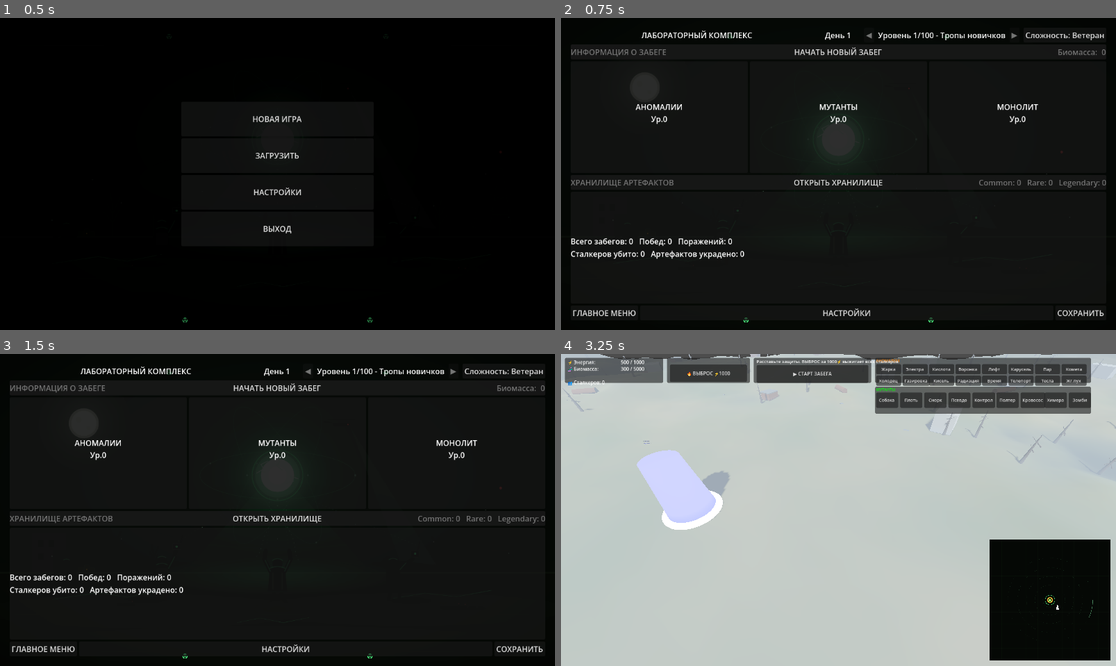
Above: before the commit, frames 1-4 (two rows, left to right).
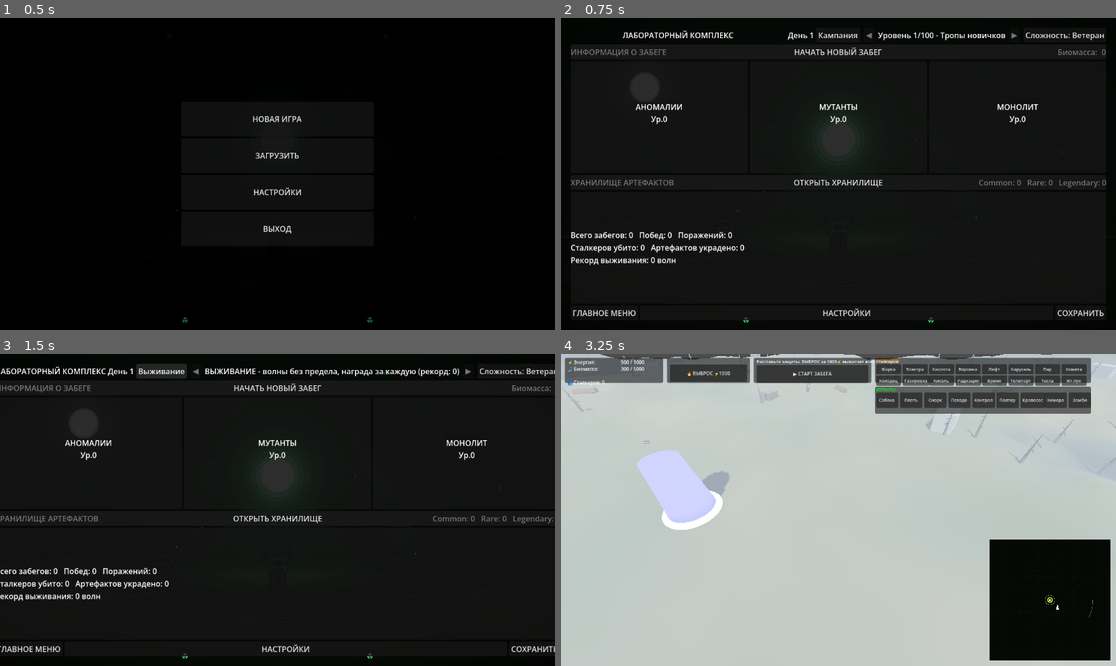
Above: after the commit, the same moments.

Repository: MisStiCc/StalkerRevert
Game: Godot game, scene res://scenes/ui/main_menu.tscn
Two runs of this game, one before a commit and one after it. Both use one fixed random seed, a clock stepped at 60 frames per second and the inputs below.
Inputs (mouse positions are in pixels of both pictures, inside the frame that each line leads up to):
- Up to frame 1 (0.5 s): no input
- Up to frame 2 (0.75 s): click "НОВАЯ ИГРА" at 0.5 s
- Up to frame 3 (1.5 s): click (277, 369) at 1.25 s, where only the run after the commit has a clickable "Кампания"
- Up to frame 4 (3.25 s): click (721, 369) at 2 s, where only the run after the commit has a clickable "Выживание"; click "НАЧАТЬ НОВЫЙ ЗАБЕГ" at 2.75 s

Frame 1 is identical in both runs. In frame 2, 1.9% of the frame differs, in the area x 1-54%, y 4-80%; in frame 3, 4.6%, in the area x 0-100%, y 3-96%; in frame 4, nothing differs.

Commit message:
feat: режим выживания (endless) - волны бесконечны, выбросы только тактика
- EventManager.endless_mode: выбросы не приближают победу
- стартовая биомасса забега: остаток лаборатории + 300
- прогрессия волн/наград через SurvivalData.get_wave_params
- result_panel и лаборатория под новый формат забега

Проверено: все изменённые скрипты парсятся; ложный SIGNALS-эффект
check-only учтён.

Diff:
--- a/core/game_manager.gd
+++ b/core/game_manager.gd
@@ -15,6 +15,10 @@
 # Уровень кампании, выбранный в лаборатории для следующего забега.
 # 0 = идти на текущий рубеж (campaign_level сейва)
 var selected_campaign_level: int = 0
+
+# Режим следующего забега: "campaign" или "survival" (выбор в лаборатории,
+# запоминается в настройках клиента)
+var selected_run_mode: String = "campaign"
 
 # Константы
 const SAVE_DIR = "user://saves/"
@@ -52,15 +56,30 @@
 	var cfg = ConfigFile.new()
 	if cfg.load(SETTINGS_PATH) == OK:
 		active_save_slot = clampi(int(cfg.get_value("game", "active_save_slot", AUTOSAVE_SLOT)), AUTOSAVE_SLOT, MANUAL_SLOTS)
+		selected_run_mode = str(cfg.get_value("game", "run_mode", "campaign"))
 	print("Активный слот сохранения: " + ("автосейв" if active_save_slot == AUTOSAVE_SLOT else str(active_save_slot)))
 
 
 func _save_settings():
 	var cfg = ConfigFile.new()
 	cfg.set_value("game", "active_save_slot", active_save_slot)
+	cfg.set_value("game", "run_mode", selected_run_mode)
 	var error = cfg.save(SETTINGS_PATH)
 	if error != OK:
 		print("Не удалось сохранить настройки: код " + str(error))
+
+
+## Режим забега: кампания или выживание
+func get_selected_run_mode() -> String:
+	return selected_run_mode if selected_run_mode == "survival" else "campaign"
+
+
+func set_selected_run_mode(mode: String) -> bool:
+	if mode != "campaign" and mode != "survival":
+		return false
+	selected_run_mode = mode
+	_save_settings()
+	return true
 
 
 func get_active_save_slot() -> int:
@@ -129,14 +148,22 @@
 	if current_save_data and current_save_data.lab_data:
 		bonuses = current_save_data.lab_data.get_bonuses()
 
-	# Кампания: уровень выбран в лаборатории (или текущий рубеж), параметры - из CampaignData
-	var campaign_level := get_selected_or_frontier_level()
-	var campaign_mode := get_campaign_mode()
-	params["campaign_level"] = campaign_level
-	params["campaign_mode"] = campaign_mode
-	params["campaign_params"] = CampaignData.get_level_params(campaign_level, campaign_mode)
-	# Переигрывание пройденного уровня: награда урезана, рубеж не двигается
-	params["campaign_replay"] = campaign_level < get_campaign_level()
+	# Режим забега: кампания (уровень из лаборатории) или выживание
+	var run_mode := get_selected_run_mode()
+	params["run_mode"] = run_mode
+	params["campaign_mode"] = get_campaign_mode()
+
+	if run_mode == "survival":
+		# Выживание: параметры первой волны; следующие считает ZoneController
+		# после каждой волны (эскалация - в SurvivalData)
+		params["survival_params"] = SurvivalData.get_wave_params(1, get_campaign_mode())
+	else:
+		# Кампания: уровень выбран в лаборатории (или текущий рубеж)
+		var campaign_level := get_selected_or_frontier_level()
+		params["campaign_level"] = campaign_level
+		params["campaign_params"] = CampaignData.get_level_params(campaign_level, get_campaign_mode())
+		# Переигрывание пройденного уровня: награда урезана, рубеж не двигается
+		params["campaign_replay"] = campaign_level < get_campaign_level()
 
 	# Стартовая биомасса в бою: остаток лаборатории + 300 базы.
 	# Остаток СПИСЫВАЕТСЯ из лаборатории (перенос припасов на фронт)
@@ -375,6 +402,13 @@
 
 	_apply_campaign_result(result)
 
+	# Выживание: рекорд пройденных волн
+	if result.get("mode", "") == "survival":
+		var waves_survived := int(result.get("waves_survived", 0))
+		if waves_survived > stats.best_survival_wave:
+			stats.best_survival_wave = waves_survived
+			print("Новый рекорд выживания: %d волн" % waves_survived)
+
 	stats.total_runs += 1
 	var success = result.get("success", false)
 	if success:
@@ -404,6 +438,9 @@
 
 	save_to_active_slot()
 
+	# Результат для панели итогов в лаборатории (забирается и снимается там)
+	get_tree().root.set_meta("last_run_result", result)
+
 	Signals.run_ended.emit(lab.run_number - 1, success, reward)
 
 
--- a/data/game_statistics.gd
+++ b/data/game_statistics.gd
@@ -13,6 +13,9 @@
 @export var artifacts_stolen: int = 0
 @export var biomass_earned: float = 0.0
 @export var biomass_spent: float = 0.0
+
+# Режим выживания: лучший результат (пройдено волн за забег)
+@export var best_survival_wave: int = 0
 
 
 func get_win_rate() -> float:
@@ -35,3 +38,4 @@
     artifacts_stolen = 0
     biomass_earned = 0.0
     biomass_spent = 0.0
+    best_survival_wave = 0
--- /dev/null
+++ b/data/survival_data.gd
@@ -0,0 +1,64 @@
+# data/survival_data.gd
+extends RefCounted
+class_name SurvivalData
+
+## Режим выживания: волны бесконечны, каждая следующая сильнее,
+## награда растёт с числом пройденных волн. Забег заканчивается только
+## гибелью Зоны (сталкер коснулся Монолита).
+## Все параметры волны считаются здесь - единственное место правки баланса.
+
+# Награда за пройденные волны: base x N + growth x N x (N+1).
+# N=10: 1440, N=20: 3680, N=30: 6720, N=50: 15200 биомассы (плюс боевой доход)
+const REWARD_PER_WAVE_BASE: float = 100.0
+const REWARD_PER_WAVE_GROWTH: float = 4.0
+
+# Потолки, чтобы ранние волны не были пустыми, а поздние - не рвали производительность
+const MAX_COUNT_PER_WAVE: int = 28
+const MAX_MASTER_PERCENT: int = 30
+const MAX_VETERAN_PERCENT: int = 55
+const MAX_SPEED_MULT: float = 1.15
+const MIN_WAVE_BREAK: float = 30.0
+
+
+## Параметры волны N: тот же формат, что у уровня кампании (ZoneController
+## применяет их через те же поля SpawnManager)
+static func get_wave_params(wave: int, mode: String = CampaignData.MODE_NORMAL) -> Dictionary:
+	var w: int = maxi(1, wave)
+	var mode_mult: float = float(CampaignData.MODE_MULTIPLIERS.get(mode, 1.0))
+
+	# Количество: 8 на первой волне, +0.7 за волну, потолок 28
+	var count_min: int = mini(MAX_COUNT_PER_WAVE, 8 + int(round(0.7 * (w - 1))))
+
+	# Состав: ветераны с 3-й волны (+3%/волну до 55), мастера с 8-й (+1.2%/волну до 30)
+	var veteran: int = clampi(3 * (w - 2), 0, MAX_VETERAN_PERCENT)
+	var master: int = clampi(int(round(1.2 * (w - 8))), 0, MAX_MASTER_PERCENT)
+	var novice: int = clampi(100 - veteran - master, 10, 100)
+
+	# Статы: +4% за волну, умножить на режим сложности
+	var stat_mult: float = (1.0 + 0.04 * (w - 1)) * mode_mult
+	var speed_mult: float = minf(MAX_SPEED_MULT, 1.0 + 0.01 * (w - 1))
+
+	# Передышка сокращается с волнами: 45с -> 30с к 16-й волне
+	var wave_break: float = maxf(MIN_WAVE_BREAK, 45.0 - (w - 1))
+
+	return {
+		"wave": w,
+		"count_min": count_min,
+		"count_max": count_min + 2,
+		"mix": [novice, veteran, master],
+		"hp_mult": stat_mult,
+		"damage_mult": stat_mult,
+		"speed_mult": speed_mult,
+		"wave_break": wave_break
+	}
+
+
+## Награда за N пройденных волн поверх боевого дохода; платится при любом исходе
+static func wave_bonus(waves_survived: int) -> float:
+	var n: int = maxi(0, waves_survived)
+	return REWARD_PER_WAVE_BASE * n + REWARD_PER_WAVE_GROWTH * n * (n + 1.0)
+
+
+## Короткая подпись для UI
+static func get_mode_label() -> String:
+	return "ВЫЖИВАНИЕ"
--- a/managers/event_manager.gd
+++ b/managers/event_manager.gd
@@ -13,6 +13,9 @@
 @export var pulse_duration: float = 5.0
 @export var pulses_to_win: int = 3
 @export var difficulty_increase_per_pulse: float = 0.2
+
+# Выживание: победы через выбросы нет - они остаются только тактическим инструментом
+var endless_mode: bool = false
 
 # Состояние
 var is_radiating: bool = false
@@ -94,8 +97,8 @@
     radiation_pulse_ended.emit()
     print("Выброс закончен", "EventManager")
 
-    # Проверка на победу
-    if pulse_count >= pulses_to_win:
+    # В выживании выбросы не приближают победу - её нет
+    if not endless_mode and pulse_count >= pulses_to_win:
         _win_game()
 
 
@@ -273,6 +276,8 @@
 
 
 func get_pulses_remaining() -> int:
+    if endless_mode:
+        return 0
     return max(0, pulses_to_win - pulse_count)
 
 
@@ -285,6 +290,8 @@
 
 
 func has_won() -> bool:
+    if endless_mode:
+        return false
     return pulse_count >= pulses_to_win
 
 
--- a/managers/spawn_manager.gd
+++ b/managers/spawn_manager.gd
@@ -74,6 +74,9 @@
 var campaign_damage_mult: float = 1.0
 var campaign_speed_mult: float = 1.0
 
+# Выживание: волны бесконечны, параметры каждой волны обновляет ZoneController
+var endless_mode: bool = false
+
 # Статистика
 var _stalkers_killed: int = 0
 var _artifacts_stolen: int = 0
@@ -154,7 +157,8 @@
 	if is_spawning or not is_active:
 		return
 
-	if current_wave >= max_waves:
+	# В выживании волны не кончаются
+	if not endless_mode and current_wave >= max_waves:
 		return
 
 	is_spawning = true
@@ -174,7 +178,7 @@
 	wave_ended.emit(current_wave, spawned)
 	print("Волна " + str(current_wave) + " завершена, создано: " + str(spawned))
 
-	if current_wave >= max_waves:
+	if not endless_mode and current_wave >= max_waves:
 		_watch_field_clear()
 	else:
 		_schedule_next_wave()
--- a/ui/lab/lab_controller.gd
+++ b/ui/lab/lab_controller.gd
@@ -51,6 +51,8 @@
 var _campaign_next_button: Button
 var _campaign_mode_button: Button
 var _campaign_label: Label
+# Переключатель режима забега: кампания / выживание
+var _run_mode_button: Button
 
 
 func _ready():
@@ -66,8 +68,19 @@
 	_refresh_ui()
 	_setup_campaign_selector()
 	_refresh_campaign_ui()
+	_show_last_run_result()
 
 	print("lab_controller: initialized, GameManager найден: ", game_manager != null)
+
+
+func _show_last_run_result():
+	"""Панель итогов последнего забега (результат кладёт GameManager.process_run_result)"""
+	if not get_tree().root.has_meta("last_run_result"):
+		return
+
+	var result: Dictionary = get_tree().root.get_meta("last_run_result")
+	get_tree().root.remove_meta("last_run_result")
+	show_run_result(result)
 
 
 func _load_cover_art():
@@ -160,12 +173,13 @@
 	artifact_counts_label.text = "Common: %d   Rare: %d   Legendary: %d" % [common, rare, legendary]
 
 	if statistics:
-		stats_label.text = "Всего забегов: %d   Побед: %d   Поражений: %d\nСталкеров убито: %d   Артефактов украдено: %d" % [
+		stats_label.text = "Всего забегов: %d   Побед: %d   Поражений: %d\nСталкеров убито: %d   Артефактов украдено: %d\nРекорд выживания: %d волн" % [
 			statistics.total_runs,
 			statistics.wins,
 			statistics.losses,
 			statistics.stalkers_killed,
-			statistics.artifacts_stolen
+			statistics.artifacts_stolen,
+			statistics.best_survival_wave
 		]
 
 
@@ -210,27 +224,47 @@
 	_campaign_label = Label.new()
 	_campaign_label.add_theme_font_size_override("font_size", 16)
 
+	_run_mode_button = Button.new()
+	_run_mode_button.text = "Кампания"
 	_campaign_prev_button = Button.new()
 	_campaign_prev_button.text = "◀"
 	_campaign_next_button = Button.new()
 	_campaign_next_button.text = "▶"
 	_campaign_mode_button = Button.new()
 
+	row.add_child(_run_mode_button)
 	row.add_child(_campaign_prev_button)
 	row.add_child(_campaign_label)
 	row.add_child(_campaign_next_button)
 	row.add_child(_campaign_mode_button)
 	header.add_child(row)
 
+	_run_mode_button.pressed.connect(_on_run_mode_pressed)
 	_campaign_prev_button.pressed.connect(_on_campaign_prev_pressed)
 	_campaign_next_button.pressed.connect(_on_campaign_next_pressed)
 	_campaign_mode_button.pressed.connect(_on_campaign_mode_pressed)
-	for btn in [_campaign_prev_button, _campaign_next_button, _campaign_mode_button]:
+	for btn in [_run_mode_button, _campaign_prev_button, _campaign_next_button, _campaign_mode_button]:
 		btn.mouse_entered.connect(_play_hover_sound)
 
 
 func _refresh_campaign_ui():
 	if not game_manager or not _campaign_label:
+		return
+
+	# Режим забега определяет, что показывает строка
+	var is_survival: bool = game_manager.get_selected_run_mode() == "survival"
+	_run_mode_button.text = "Выживание" if is_survival else "Кампания"
+	# Множитель сложности применяется в обоих режимах
+	_campaign_mode_button.text = "Сложность: %s" % CampaignData.get_mode_name(game_manager.get_campaign_mode())
+
+	if is_survival:
+		var record: int = 0
+		var stats = game_manager.get_statistics()
+		if stats:
+			record = stats.best_survival_wave
+		_campaign_label.text = "ВЫЖИВАНИЕ - волны без предела, награда за каждую (рекорд: %d)" % record
+		_campaign_prev_button.disabled = true
+		_campaign_next_button.disabled = true
 		return
 
 	var frontier: int = game_manager.get_campaign_level()
@@ -251,6 +285,20 @@
 	_campaign_prev_button.disabled = _campaign_level <= 1
 	_campaign_next_button.disabled = _campaign_level >= frontier
 	_campaign_mode_button.text = "Сложность: %s" % CampaignData.get_mode_name(game_manager.get_campaign_mode())
+
+
+func _on_run_mode_pressed():
+	"""Переключение режима забега: кампания <-> выживание"""
+	_play_click_sound()
+	if not game_manager:
+		return
+
+	var next_mode: String = "survival"
+	if game_manager.get_selected_run_mode() == "survival":
+		next_mode = "campaign"
+
+	game_manager.set_selected_run_mode(next_mode)
+	_refresh_campaign_ui()
 
 
 func _on_campaign_prev_pressed():
--- a/ui/panels/result_panel.gd
+++ b/ui/panels/result_panel.gd
@@ -44,6 +44,9 @@
             stats.get("artifacts_stolen", 0)
         ]
 
+    if result.get("mode", "") == "survival":
+        stats_label.text += "\nВолн пройдено: %d" % int(result.get("waves_survived", 0))
+
     if result.has("artifacts_collected"):
         var common = 0
         var rare = 0
--- a/zones/zone_controller.gd
+++ b/zones/zone_controller.gd
@@ -301,6 +301,19 @@
 			float(campaign.get("hp_mult", 1.0)),
 			float(campaign.get("damage_mult", 1.0)),
 			float(campaign.get("speed_mult", 1.0)))
+	elif run_params.get("run_mode", "campaign") == "survival":
+		# Выживание: волны бесконечны, победы нет; эскалацию считает SurvivalData
+		var survival: Dictionary = run_params.get("survival_params", {})
+
+		progression_manager.current_run = run_data.run_number
+		progression_manager.current_difficulty = float(survival.get("hp_mult", 1.0))
+
+		spawn_manager.endless_mode = true
+		spawn_manager.set_difficulty(1.0)
+		_apply_survival_wave(survival)
+
+		event_manager.endless_mode = true
+		pulses = 0
 
 	event_manager.set_pulses_to_win(pulses)
 	event_manager.set_run_number(run_number)
@@ -317,6 +330,8 @@
 	var run_label: String = "Забег #" + str(run_number)
 	if run_params.has("campaign_params"):
 		run_label = "Кампания: «" + str(run_params["campaign_params"].get("title", "Уровень")) + "»"
+	elif run_params.get("run_mode", "") == "survival":
+		run_label = "ВЫЖИВАНИЕ: волны без предела"
 	Signals.run_started.emit(run_number, run_difficulty, pulses)
 	print(run_label + " в фазе подготовки (множитель врагов: " + str(run_difficulty) + "). Расставьте защиты и нажмите СТАРТ.")
 
@@ -344,6 +359,24 @@
 		spawn_manager.cost_multiplier = bonuses["mutant_cost_mult"]
 
 	print("Бонусы лаборатории применены: " + str(bonuses))
+
+
+## Параметры волны выживания: тот же формат, что у уровня кампании
+func _apply_survival_wave(params: Dictionary):
+	spawn_manager.min_stalkers_per_wave = int(params.get("count_min", 8))
+	spawn_manager.max_stalkers_per_wave = int(params.get("count_max", 10))
+	spawn_manager.wave_break = float(params.get("wave_break", 45.0))
+	spawn_manager.set_rank_weights(params.get("mix", [100, 0, 0]))
+	spawn_manager.set_campaign_scaling(
+		float(params.get("hp_mult", 1.0)),
+		float(params.get("damage_mult", 1.0)),
+		float(params.get("speed_mult", 1.0)))
+	print("Волна выживания %d: сталкеров %d-%d, состав н/в/м %s, множитель x%.2f" % [
+		int(params.get("wave", 1)),
+		int(params.get("count_min", 8)),
+		int(params.get("count_max", 10)),
+		str(params.get("mix", [])),
+		float(params.get("hp_mult", 1.0))])
 
 
 # ==================== ОБРАБОТЧИКИ HUD ====================
@@ -458,6 +491,11 @@
 	Signals.wave_ended.emit(wave_number, survivors, spawn_manager.get_stalker_count())
 
 	print("Волна " + str(wave_number) + " закончилась, выжило: " + str(survivors))
+
+	# Выживание: следующая волна сильнее текущей
+	if run_params.get("run_mode", "") == "survival":
+		_apply_survival_wave(
+			SurvivalData.get_wave_params(wave_number + 1, run_params.get("campaign_mode", CampaignData.MODE_NORMAL)))
 
 
 func _on_stalker_died(stalker: Node, biomass_returned: float):
@@ -692,6 +730,13 @@
 			bonus *= CampaignData.REPLAY_REWARD_FACTOR
 		reward += bonus
 
+	# Выживание: награда за пройденные волны платится при любом исходе -
+	# смерть здесь ожидаемый конец забега, а не провал
+	var waves_survived := 0
+	if run_params.get("run_mode", "") == "survival":
+		waves_survived = maxi(0, (spawn_manager.current_wave if spawn_manager else 1) - 1)
+		reward += SurvivalData.wave_bonus(waves_survived)
+
 	var stats = {
 		"stalkers_killed": progression_manager.get_stalkers_killed() if progression_manager else 0,
 		"anomalies_created": progression_manager.get_anomalies_created() if progression_manager else 0,
@@ -704,7 +749,9 @@
 	return {
 		"success": success,
 		"run_number": run_number,
+		"mode": str(run_params.get("run_mode", "campaign")),
 		"campaign_level": int(run_params.get("campaign_level", 0)),
+		"waves_survived": waves_survived,
 		"reward": reward,
 		"statistics": stats,
 		"artifacts_collected": _collect_artifacts()
Not shown, added: data/campaign_data.gd.uid
Not shown, added: data/survival_data.gd.uid
Not shown, added: ui/panels/save_slot_selector.gd.uid
Not shown, changed: README.md
Not shown, changed: docs/campaign_design.md
